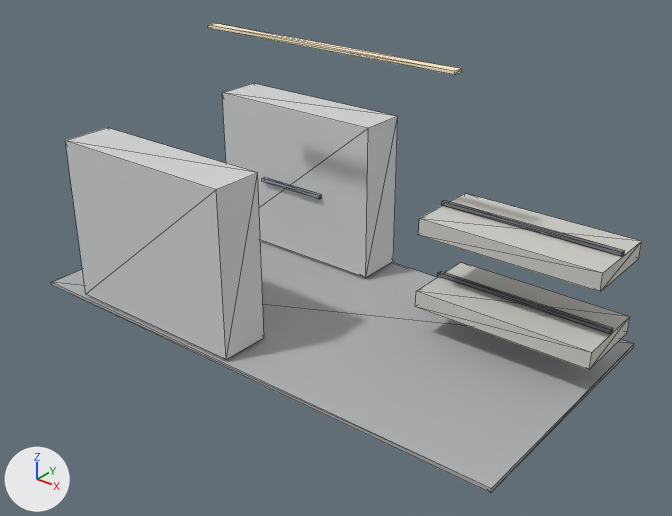
What one commit did to the glTF model models/base/parts/hab_interior.glb.
Rendered twice from a 50 mm camera at (5.64, -6.86, 6.06) aimed at (0.29, -0.18, 1.92). Lighting does not change. The marker at lower left points along +X, +Y and +Z. The picture after the commit comes second. Mesh edges are drawn as thin lines. Vertices at exactly the same position are counted once.

Names of what the first picture shows: 'hab_interior'.
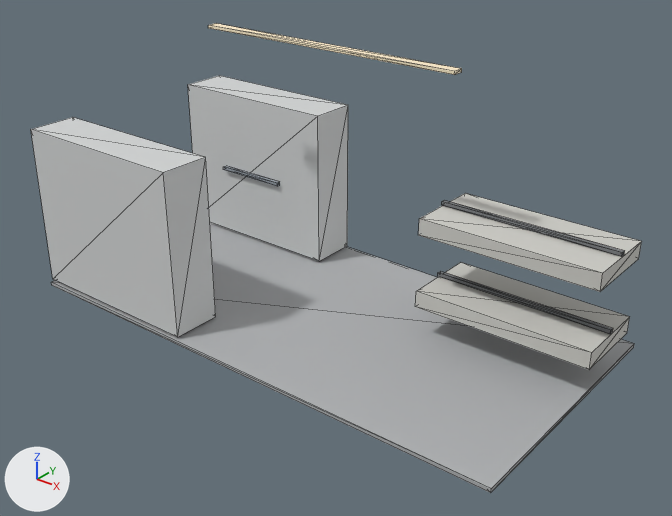
Where the change shows, as pixel boxes [x1, y1, x2, y2] in the pictures (672 x 516 px; the box of a moved part takes in the faces that stretch with it):
'hab_interior', reshaped
    before: [51, 23, 642, 493]
    after: [31, 23, 642, 493]
part 1 of me_base, moved or reshaped
    before: [222, 83, 398, 278]
    after: [188, 76, 348, 261]
part 2 of me_base, moved or reshaped
    before: [65, 128, 264, 360]
    after: [31, 117, 216, 337]
part 3 of me_base, moved or reshaped
    before: [262, 177, 322, 199]
    after: [223, 166, 280, 186]

Edits to the bpy script that builds the scene:
```text
Change me_base:
    where me_base.from_pydata(...)  # 72 vertices, 108 faces; spans x -2.9..2.95, y -1.44..1.44, z 1.08..4.01
    used by ob_hab_interior; location = (0.0, 0.0, 0.0)
    me_base part 1: the loose piece of 8 vertices spanning x -2.3..-0.1, y 0.87..1.42, z 1.15..2.95 is scaled about its middle by (0.955, 1, 1), then moved by (-0.65, 0.0, 0.0)
    me_base part 2: the loose piece of 8 vertices spanning x -2.3..-0.1, y -1.42..-0.87, z 1.15..2.95 is scaled about its middle by (0.955, 1, 1), then moved by (-0.65, 0.0, 0.0)
    me_base part 3: the loose piece of 8 vertices spanning x -1.65..-0.75, y 0.82..0.87, z 1.98..2.02 is moved by (-0.65, 0.0, 0.0)
```
